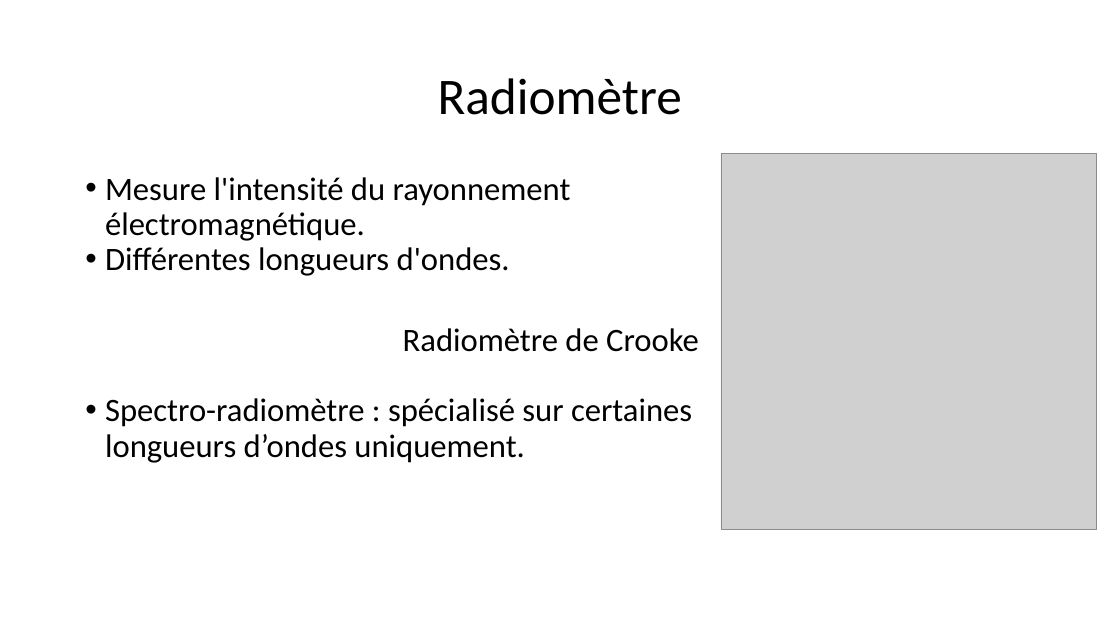
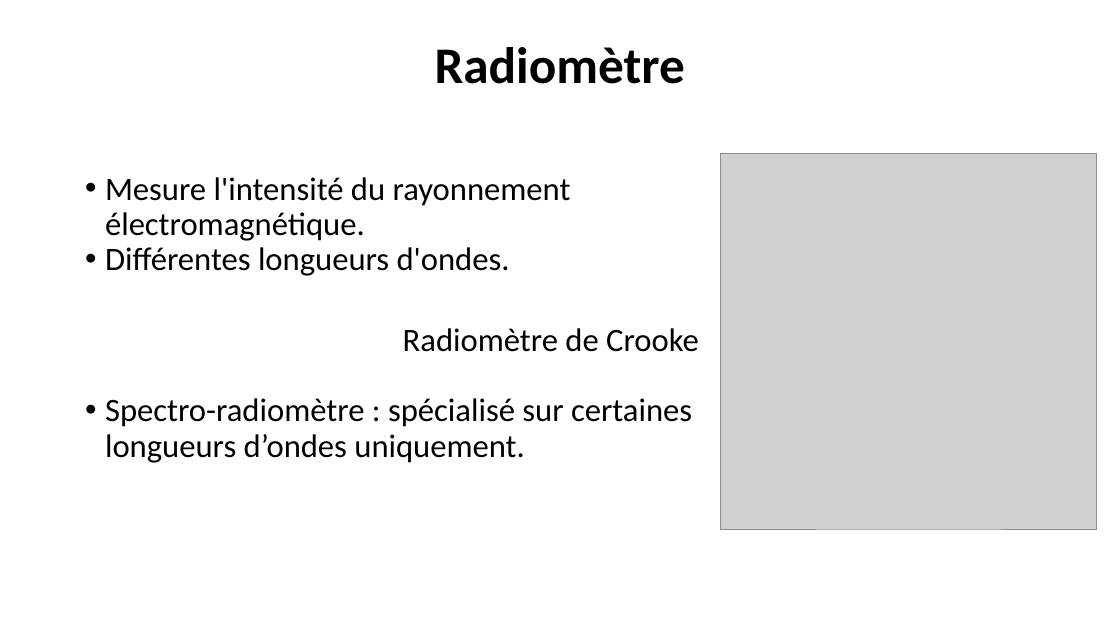
Before and after one commit to Apolerag/Cours_M2, a slide deck: slide 6 of AATI/Présentation/presentation_argoud_chemier.pptx. Drawn at 1120x630 pixels with LibreOffice and Linux fonts; fonts in the diff are those of the drawing; grey boxes stand for pictures; background and template pictures are left out. Boxes give left, top, right and bottom in pixels: in the first picture for what was removed or moved away, otherwise in the second. Text is boxed around its words. In the diff, an @@ line names an element or a change of style, - is before the commit and + after.

```diff
--- a/AATI/Présentation/presentation_argoud_chemier.pptx
+++ b/AATI/Présentation/presentation_argoud_chemier.pptx
@@ text "Radiomètre": place and size @@
-text "Radiomètre" at bbox=[438, 78, 682, 115]
+text "Radiomètre" at bbox=[435, 47, 685, 84]
@@ text "Radiomètre" at bbox=[435, 47, 685, 84]: bold on @@
```
Also in this commit, not shown: 14 other slides changed, 1 slide removed, 5 other files.
